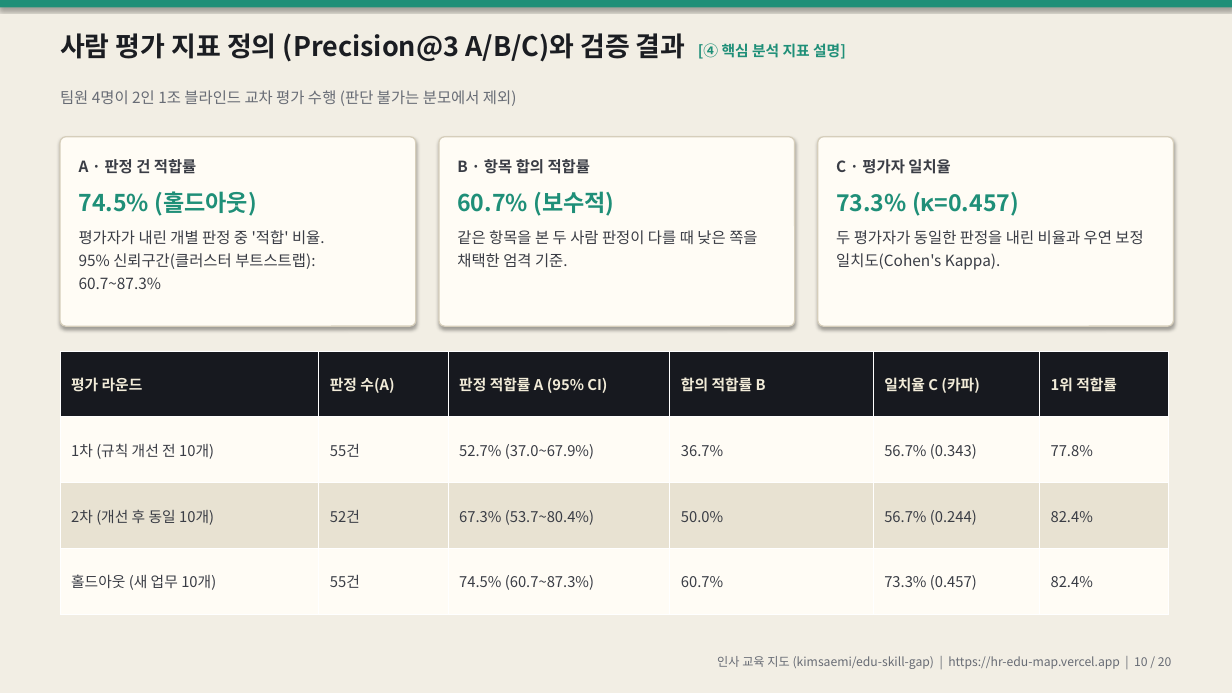
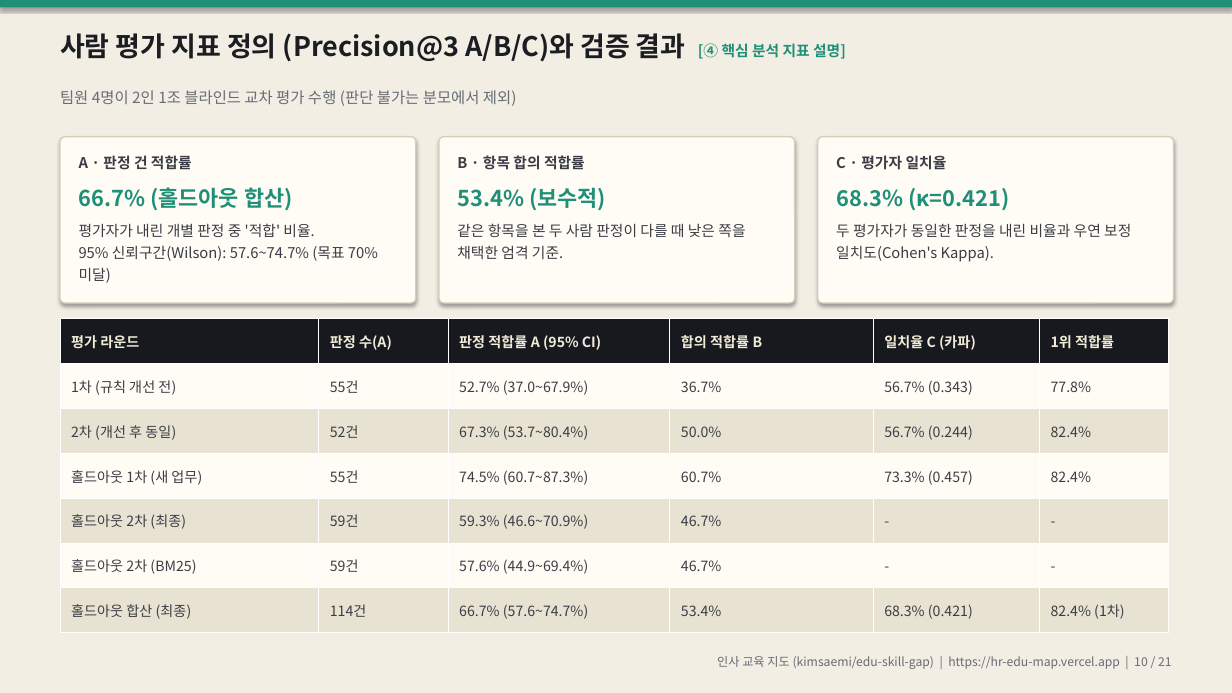
Before and after one commit to kimsaemi/edu-skill-gap, a slide deck: slide 10 of presentation/HR_교육지도_발표.pptx. Drawn at 1232x693 pixels with LibreOffice and Linux fonts; fonts in the diff are those of the drawing. Boxes give left, top, right and bottom in pixels: in the first picture for what was removed or moved away, otherwise in the second. Text is boxed around its words. In the diff, an @@ line names an element or a change of style, - is before the commit and + after.

Commit message:
feat: 홀드아웃 2차 결과(BM25 비교·가짜 추천 검정) 발표·PPT·대본 반영 (#27)

```diff
--- a/presentation/HR_교육지도_발표.pptx
+++ b/presentation/HR_교육지도_발표.pptx
@@ rounded rectangle: place and size @@
-rounded rectangle at (60, 137, 416, 326)
+rounded rectangle at (60, 137, 416, 303)
@@ rounded rectangle: place and size @@
-rounded rectangle at (439, 137, 795, 326)
+rounded rectangle at (439, 137, 795, 303)
@@ rounded rectangle: place and size @@
-rounded rectangle at (818, 137, 1174, 326)
+rounded rectangle at (818, 137, 1174, 303)
@@ text at (79, 155, 192, 170): size 12 to 11.5 pt in "A · 판정 건 적합률" @@
@@ text at (457, 155, 745, 259): size 12 to 11.5 pt in "B · 항목 합의 적합률", "같은 항목을 본 두 사람 판정이 다를 ..." @@
@@ text at (836, 155, 1131, 262): size 12 to 11.5 pt in "C · 평가자 일치율", "두 평가자가 동일한 판정을 내린 비율과 우연 ..." @@
@@ text at (79, 187, 378, 283): text changed; size 12 to 11.5 pt @@
-74.5% (홀드아웃)
-평가자가 내린 개별 판정 중 '적합' 비율.
-95% 신뢰구간(클러스터 부트스트랩): 60.7~87.3%
+66.7% (홀드아웃 합산)
+평가자가 내린 개별 판정 중 '적합' 비율.
+95% 신뢰구간(Wilson): 57.6~74.7% (목표 70% 미달)
@@ text at (457, 187, 606, 211): text changed; size 18 to 17 pt @@
-60.7% (보수적)
+53.4% (보수적)
@@ text at (836, 188, 1009, 211): text changed; size 18 to 17 pt @@
-73.3% (κ=0.457)
+68.3% (κ=0.421)
@@ table at (60, 319, 1169, 633) @@
-row 2: 1차 (규칙 개선 전 10개) | 55건 | 52.7% (37.0~67.9%) | 36.7% | 56.7% (0.343) | 77.8%
-row 3: 2차 (개선 후 동일 10개) | 52건 | 67.3% (53.7~80.4%) | 50.0% | 56.7% (0.244) | 82.4%
-row 4: 홀드아웃 (새 업무 10개) | 55건 | 74.5% (60.7~87.3%) | 60.7% | 73.3% (0.457) | 82.4%
+row 2: 1차 (규칙 개선 전) | 55건 | 52.7% (37.0~67.9%) | 36.7% | 56.7% (0.343) | 77.8%
+row 3: 2차 (개선 후 동일) | 52건 | 67.3% (53.7~80.4%) | 50.0% | 56.7% (0.244) | 82.4%
+row 4: 홀드아웃 1차 (새 업무) | 55건 | 74.5% (60.7~87.3%) | 60.7% | 73.3% (0.457) | 82.4%
+row 5: 홀드아웃 2차 (최종) | 59건 | 59.3% (46.6~70.9%) | 46.7% | - | -
+row 6: 홀드아웃 2차 (BM25) | 59건 | 57.6% (44.9~69.4%) | 46.7% | - | -
+row 7: 홀드아웃 합산 (최종) | 114건 | 66.7% (57.6~74.7%) | 53.4% | 68.3% (0.421) | 82.4% (1차)
@@ table: place and size @@
-table at (60, 351, 1169, 615)
+table at (60, 319, 1169, 633)
@@ text at (717, 656, 1172, 669): text changed @@
-인사 교육 지도 (kimsaemi/edu-skill-gap) | https://hr-edu-map.vercel.app | 10 / 20
+인사 교육 지도 (kimsaemi/edu-skill-gap) | https://hr-edu-map.vercel.app | 10 / 21
```
Also in this commit, not shown: 19 other slides changed, 1 slide added, 8 other files.
